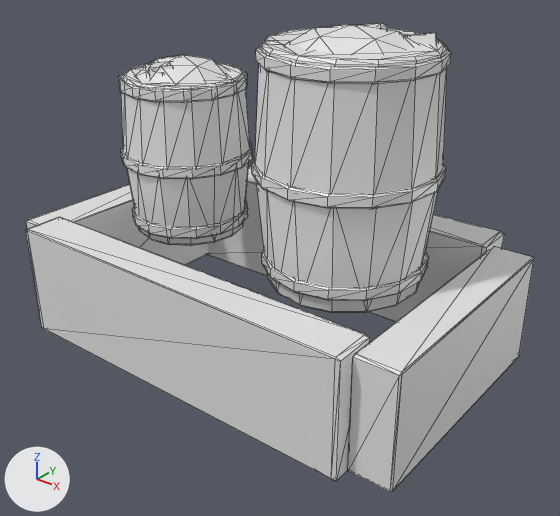
Renders of the OBJ model assets/stoker_trough_casks.obj from each side of a commit.
Both versions are drawn from a 50 mm lens placed at (1.536, -1.859, 1.142), pointed at (0.092, -0.054, 0.023). Arrows for +X, +Y and +Z are at lower left; the lights stay in place. The first picture is the older version. Mesh edges are drawn as thin lines. Where no turn or scale is listed for an object, it has been applied to the vertices.

The first picture shows 'stoker_trough_casks'.
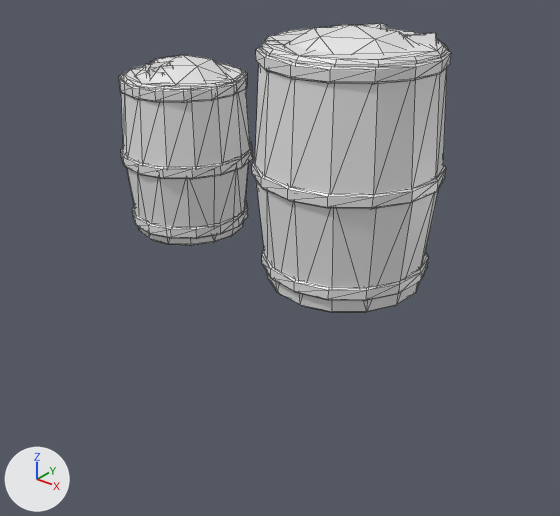
Commit message: Take the kerb out from around the casks

Changed parts and their boxes [x1, y1, x2, y2] in the pictures (560 x 516 px):
'stoker_trough_casks', reshaped (35% narrower, 38% shorter): before [26, 23, 534, 492]; after [119, 23, 451, 313]
part 1 of me_stoker_trough_casks, deleted: before [348, 247, 534, 492]
part 2 of me_stoker_trough_casks, deleted: before [26, 184, 209, 265]
part 3 of me_stoker_trough_casks, deleted: before [208, 167, 504, 322]
part 4 of me_stoker_trough_casks, deleted: before [26, 217, 370, 481]

What changed in the scene script:
```text
Change me_stoker_trough_casks:
    used by ob_stoker_trough_casks; location = (0.0, 0.0, 0.0)
    remove me_stoker_trough_casks.from_pydata(...)  # 1068 vertices, 2024 faces; spans x -0.77..0.77, y -0.5..0.49, z -0.34..0.79
    add me_stoker_trough_casks.from_pydata(...)  # 972 vertices, 1848 faces; spans x -0.6..0.6, y -0.29..0.28, z 0.0..0.79
    me_stoker_trough_casks part 1: the loose piece of 24 vertices spanning x 0.62..0.77, y -0.43..0.43, z -0.33..0.05 is deleted
    me_stoker_trough_casks part 2: the loose piece of 24 vertices spanning x -0.77..-0.62, y -0.43..0.43, z -0.33..0.05 is deleted
    me_stoker_trough_casks part 3: the loose piece of 24 vertices spanning x -0.67..0.63, y 0.34..0.49, z -0.34..0.08 is deleted
    me_stoker_trough_casks part 4: the loose piece of 24 vertices spanning x -0.67..0.63, y -0.5..-0.34, z -0.33..0.07 is deleted
```
